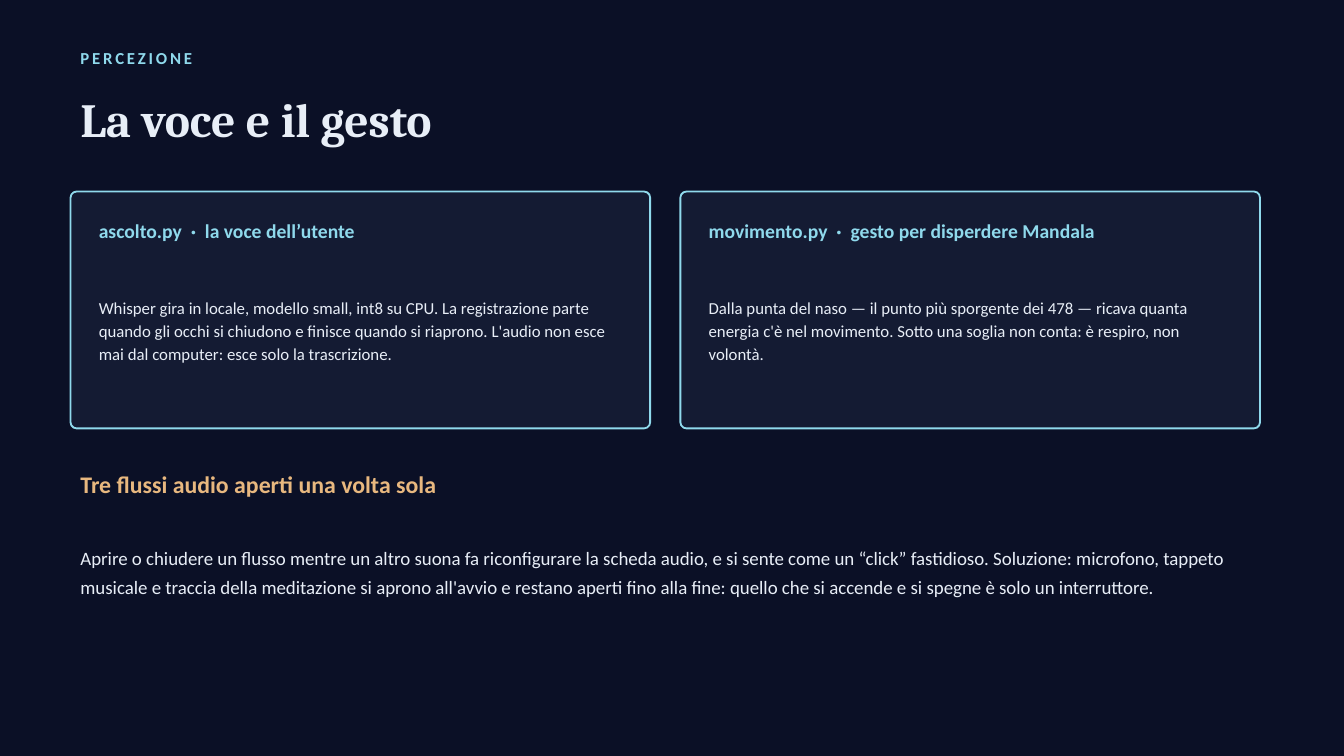
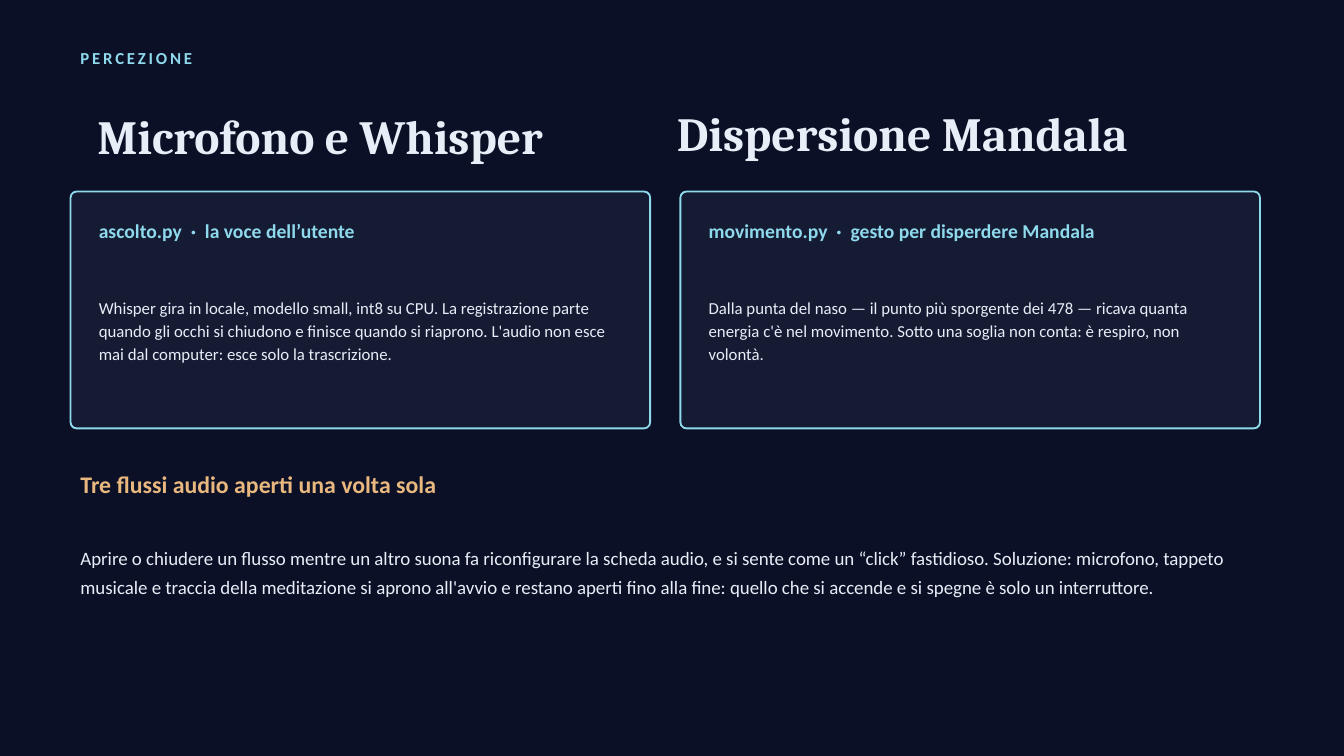
Before and after one commit to stefano-morano/IN-Motion, a slide deck: slide 7 of IN-Motion.pptx. Drawn at 1344x756 pixels with LibreOffice and Linux fonts; fonts in the diff are those of the drawing. Boxes give left, top, right and bottom in pixels: in the first picture for what was removed or moved away, otherwise in the second. Text is boxed around its words. In the diff, an @@ line names an element or a change of style, - is before the commit and + after.

```diff
--- a/IN-Motion.pptx
+++ b/IN-Motion.pptx
@@ text at [677, 118, 1128, 161]: text changed @@
-La voce e il gesto
+Dispersione Mandala
@@ text added at [97, 120, 543, 164], 34 pt, text #E8EEF7, bold @@
+Microfono e Whisper
```
Also in this commit, not shown: 3 other slides changed, 10 other files.
